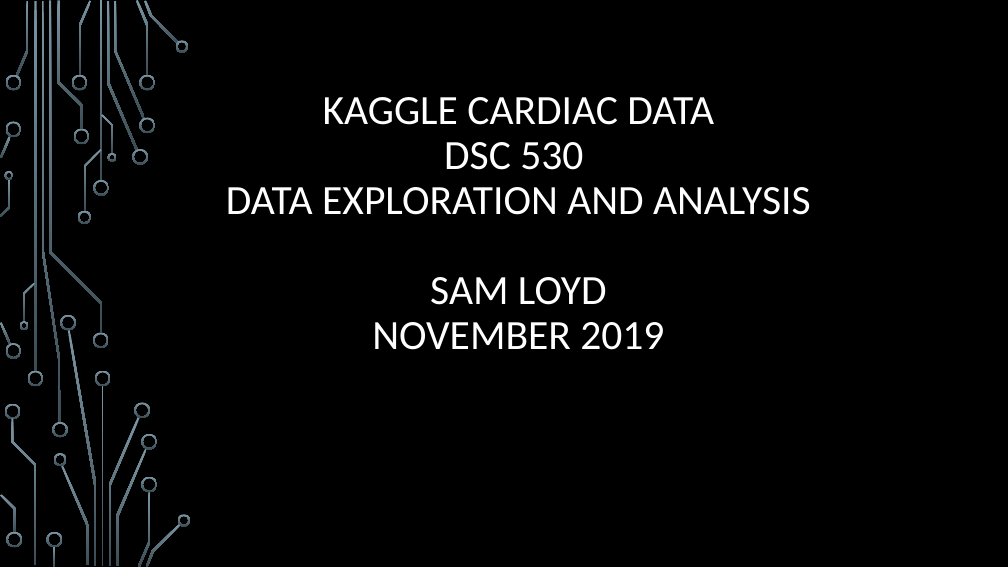
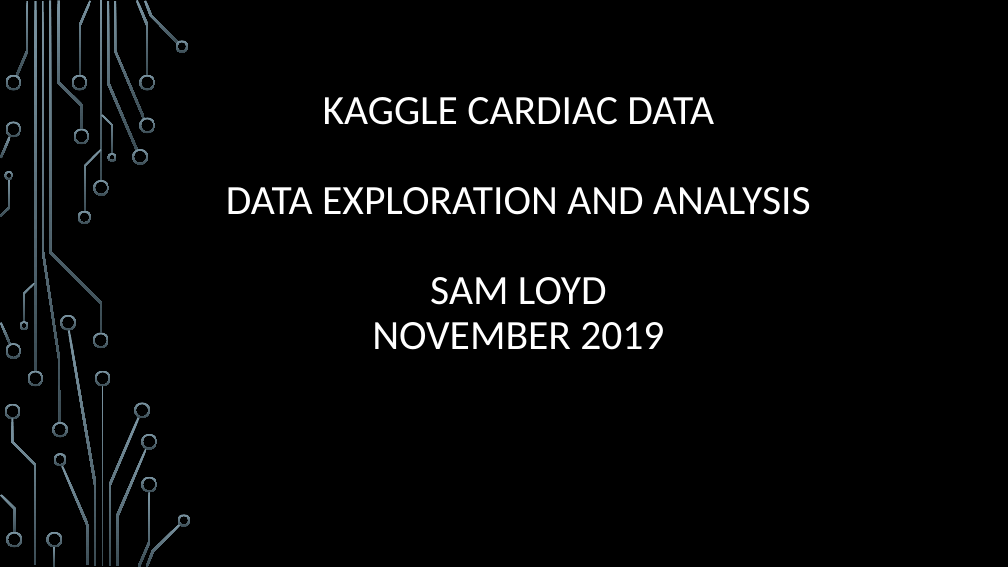
Before and after one commit to BellevueDSCLoyd/CardioProject, a slide deck: slide 1 of powerpoint/KaggleCardiacData.pptx. Drawn at 1008x567 pixels with LibreOffice and Linux fonts; fonts in the diff are those of the drawing; background and template pictures are left out. Boxes give left, top, right and bottom in pixels: in the first picture for what was removed or moved away, otherwise in the second. Text is boxed around its words. In the diff, an @@ line names an element or a change of style, - is before the commit and + after.

```diff
--- a/powerpoint/KaggleCardiacData.pptx
+++ b/powerpoint/KaggleCardiacData.pptx
@@ title at [226, 97, 811, 350]: text changed @@
-KAGGLE CARDIAC DATA
-DSC 530
-DATA EXPLORATION AND ANALYSIS
-SAM LOYD
-NOVEMBER 2019
+KAGGLE CARDIAC DATA
+DATA EXPLORATION AND ANALYSIS
+SAM LOYD
+NOVEMBER 2019
```
Also in this commit, not shown: 1 other file.
